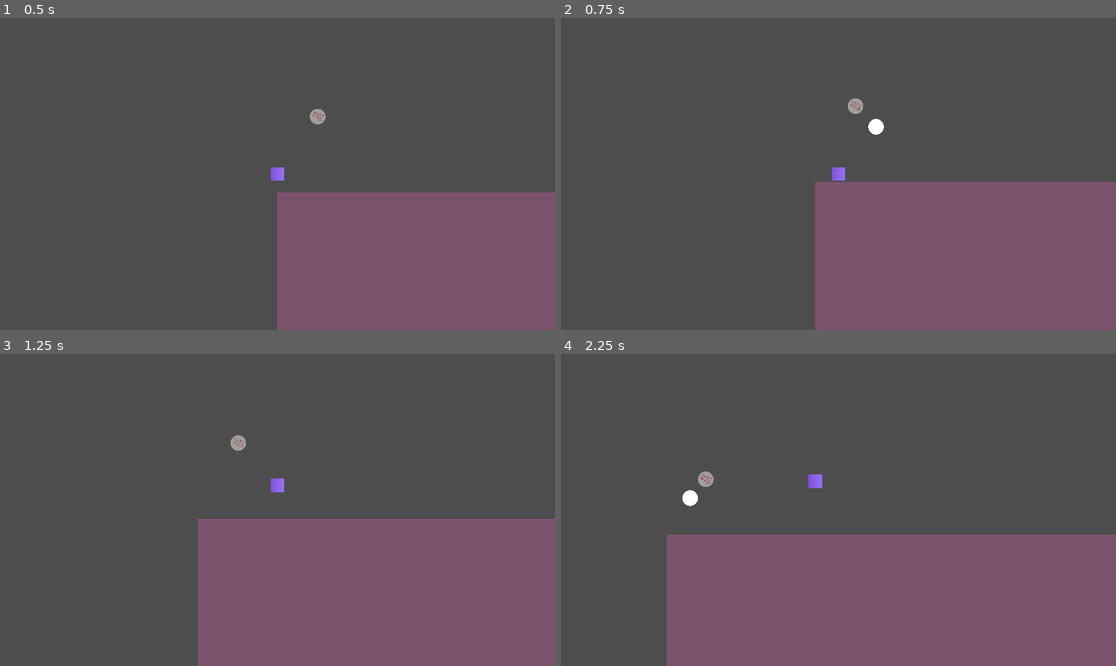
Above: before the commit, frames 1-4 (two rows, left to right).
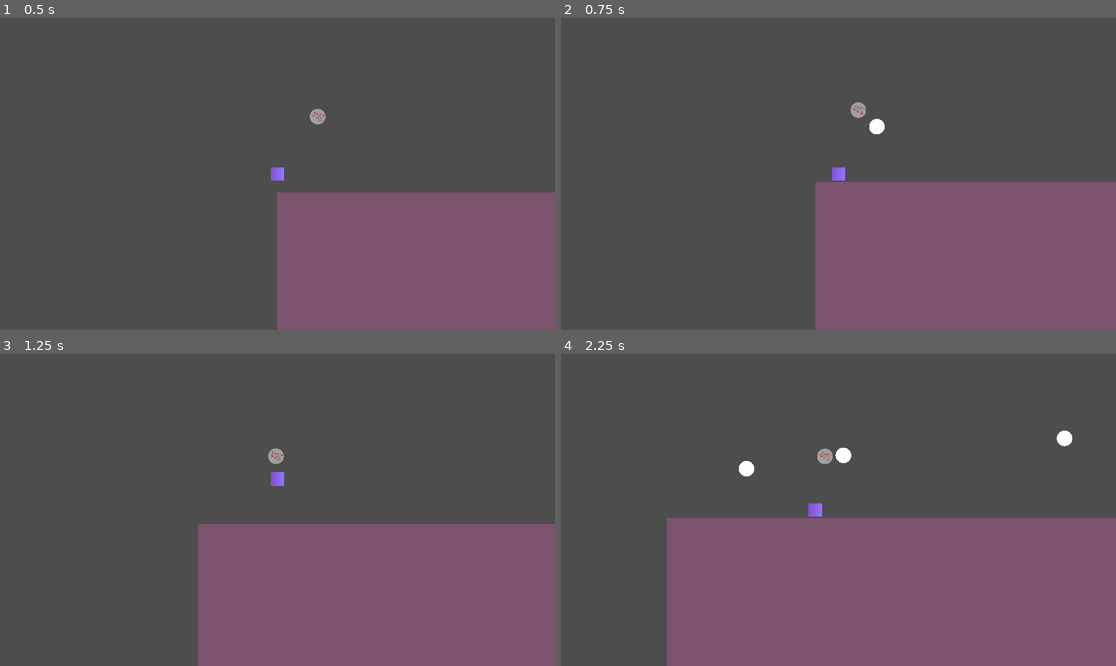
Above: after the commit, the same moments.

Repository: cmaciver/double-bubble-ggj
Game: Godot game, scene res://src/level.tscn
Same seed, same stepped clock (60 frames per second), same inputs: the game is played once before the commit and once after it.
Inputs (mouse positions are in pixels of both pictures, inside the frame that each line leads up to):
- Up to frame 1 (0.5 s): no input
- Up to frame 2 (0.75 s): move the mouse to (877, 114) at 0.52 s; hold D (platform_right) from 0.53 s (still down); hold Right mouse button (r_click) from 0.53 s (still down); click (877, 114) at 0.6 s
- Up to frame 3 (1.25 s): keep holding D (platform_right); keep holding Right mouse button (r_click); tap Space (platform_jump) at 0.77 s
- Up to frame 4 (2.25 s): move the mouse to (727, 525) at 1.27 s; release Right mouse button (r_click) at 1.28 s; right-click (727, 525) at 1.35 s; tap Space (platform_jump) at 1.52 s; click (727, 525) at 1.55 s; move the mouse to (1066, 453) at 2.02 s; release D (platform_right) at 2.03 s; hold A (platform_left) from 2.03 s (still down); hold Right mouse button (r_click) from 2.03 s (still down); click (1066, 453) at 2.1 s

Frame 1 is identical in both runs. In frame 2, 0.1% of the frame differs, in the area x 51-59%, y 25-38%; in frame 3, 1.5%; in frame 4, 5.2%, in the area x 19-100%, y 24-58%.

Commit message:
Temp push to fix bug

Diff:
--- a/double-bubble/project.godot
+++ b/double-bubble/project.godot
@@ -19,6 +19,7 @@
 
 window/size/viewport_width=480
 window/size/viewport_height=270
+window/size/mode=2
 window/size/window_width_override=1920
 window/size/window_height_override=1080
 
--- a/double-bubble/src/bubble-character.tscn
+++ b/double-bubble/src/bubble-character.tscn
@@ -9,9 +9,10 @@
 [node name="Bubble Character" type="RigidBody2D"]
 collision_layer = 7
 collision_mask = 7
+mass = 5.0
 can_sleep = false
 lock_rotation = true
-constant_force = Vector2(0, -980)
+constant_force = Vector2(0, -4900)
 script = ExtResource("1_ovhsf")
 
 [node name="Sprite2D" type="Sprite2D" parent="."]
--- a/double-bubble/src/bubble.gd
+++ b/double-bubble/src/bubble.gd
@@ -20,7 +20,9 @@
 
 func pop() -> bool:
 	# add animation data & sound effect later
+	collision_layer = 0
+	BubbleCharacter.current_bubbles -= 1
+	BubbleCharacter.hovered_bubble = null
 	queue_free()
-	BubbleCharacter.hovered_bubble = null
 
 	return true
--- a/double-bubble/src/bubble.tscn
+++ b/double-bubble/src/bubble.tscn
@@ -10,9 +10,10 @@
 collision_layer = 3
 collision_mask = 3
 input_pickable = true
+mass = 5.0
 inertia = 4.0
 can_sleep = false
-constant_force = Vector2(0, -980)
+constant_force = Vector2(0, -4900)
 script = ExtResource("1_g2wj2")
 
 [node name="Sprite2D" type="Sprite2D" parent="."]
--- a/double-bubble/src/bubble_character.gd
+++ b/double-bubble/src/bubble_character.gd
@@ -2,7 +2,7 @@
 class_name BubbleCharacter
 
 @export var max_bubbles = 3
-@export var current_bubbles = 0
+static var current_bubbles = 0
 var bubble_scene = preload("res://src/bubble.tscn")
 
 static var hovered_bubble = null
@@ -12,7 +12,8 @@
 @onready var left_ray = $RayCast2DLeft
 @onready var right_ray = $RayCast2DRight
 
-@export var MAX_SPEED = 3000
+@export var MAX_SPEED = 2200
+@export var MAX_SPEED_UNTETHERED = 100
 
 var popped = false
 
@@ -20,7 +21,6 @@
 	if Input.is_action_just_pressed("l_click"):
 		if (hovered_bubble != null): # a bubble was clicked, pop it
 			hovered_bubble.pop()
-			current_bubbles -= 1
 		else:
 			spawn_bubble()
 
@@ -28,6 +28,9 @@
 	if Input.is_action_pressed("r_click"):
 		#print("har")
 		attract_towards_stuff()
+
+
+	print(current_bubbles)
 
 
 func spawn_bubble():
@@ -51,18 +54,29 @@
 	left_ray.target_position = norm.rotated(deg_to_rad(-SCAN_WIDTH)) * mag
 	right_ray.target_position = norm.rotated(deg_to_rad(SCAN_WIDTH)) * mag
 
-	var cool_ray = Vector2(0,0)
+	var cool_ray = center_ray.target_position.normalized() / 99999999999 / 99999999999
+
+	var tethered = false
 	if center_ray.is_colliding():
 		cool_ray = center_ray.target_position
+		tethered = true
 	elif left_ray.is_colliding():
 		cool_ray = left_ray.target_position
+		tethered = true
 	elif right_ray.is_colliding():
 		cool_ray = right_ray.target_position
+		tethered = true
 
-	apply_force(cool_ray.normalized() * 2000) # make this scale on distance
 
-	if (linear_velocity.length() > MAX_SPEED):
+	apply_force(cool_ray.normalized() * 5000) # make this scale on distance
+
+	if tethered and linear_velocity.length() > MAX_SPEED:
 		linear_velocity = linear_velocity.normalized() * MAX_SPEED
+
+	if not tethered and linear_velocity.length() > MAX_SPEED_UNTETHERED:
+		var vel_cap = linear_velocity.normalized() * MAX_SPEED_UNTETHERED
+		var weight = 0.95
+		linear_velocity = vel_cap *(1-weight) + linear_velocity *(weight)
 
 
 func pop() -> bool:
--- a/double-bubble/src/cam-test-scene.tscn
+++ b/double-bubble/src/cam-test-scene.tscn
@@ -17,7 +17,6 @@
 
 [node name="Bubble Character" parent="." instance=ExtResource("2_k3bug")]
 position = Vector2(471, 811)
-can_sleep = false
 SCAN_WIDTH = 5
 
 [node name="WindArea" parent="." instance=ExtResource("4_6utqk")]
